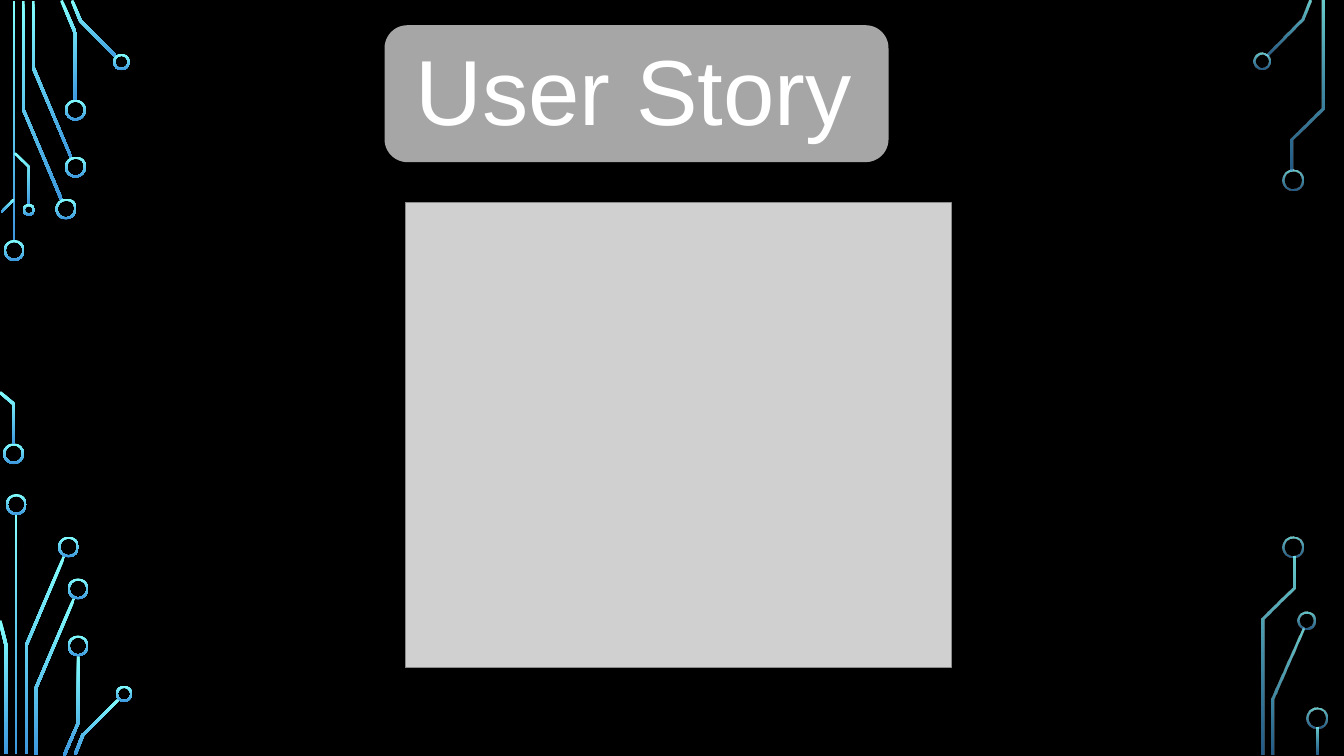
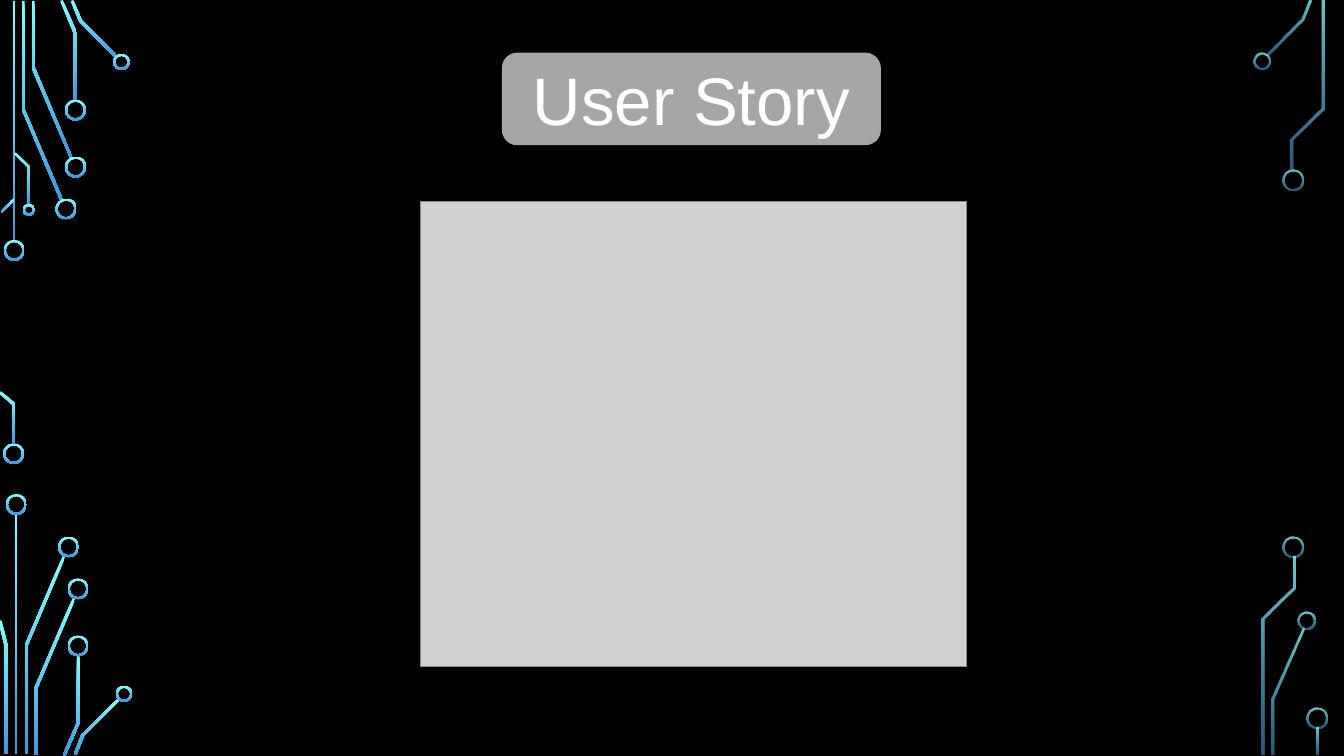
Before and after one commit to vitor-scudeler-lopes23/Estagio, a slide deck: slide 3 of _Projeto-Estagio_/Projeto/Documentação/Projeto.pptx (slide 4 before the commit). Drawn at 1344x756 pixels with LibreOffice and Linux fonts; fonts in the diff are those of the drawing; grey boxes stand for pictures; background and template pictures are left out. Boxes give left, top, right and bottom in pixels: in the first picture for what was removed or moved away, otherwise in the second. Text is boxed around its words. In the diff, an @@ line names an element or a change of style, - is before the commit and + after.

```diff
--- a/_Projeto-Estagio_/Projeto/Documentação/Projeto.pptx
+++ b/_Projeto-Estagio_/Projeto/Documentação/Projeto.pptx
@@ rounded rectangle: place and size @@
-rounded rectangle at (385, 25, 889, 162)
+rounded rectangle at (502, 52, 881, 145)
@@ text "User Story": place and size @@
-text "User Story" at (415, 60, 851, 142)
+text "User Story" at (533, 78, 850, 138)
@@ text "User Story" at (533, 78, 850, 138): size 66 to 48 pt @@
@@ picture: place and size @@
-picture at (405, 203, 952, 667)
+picture at (420, 202, 967, 666)
```
Also in this commit, not shown: 1 other slide changed, 15 other files.
